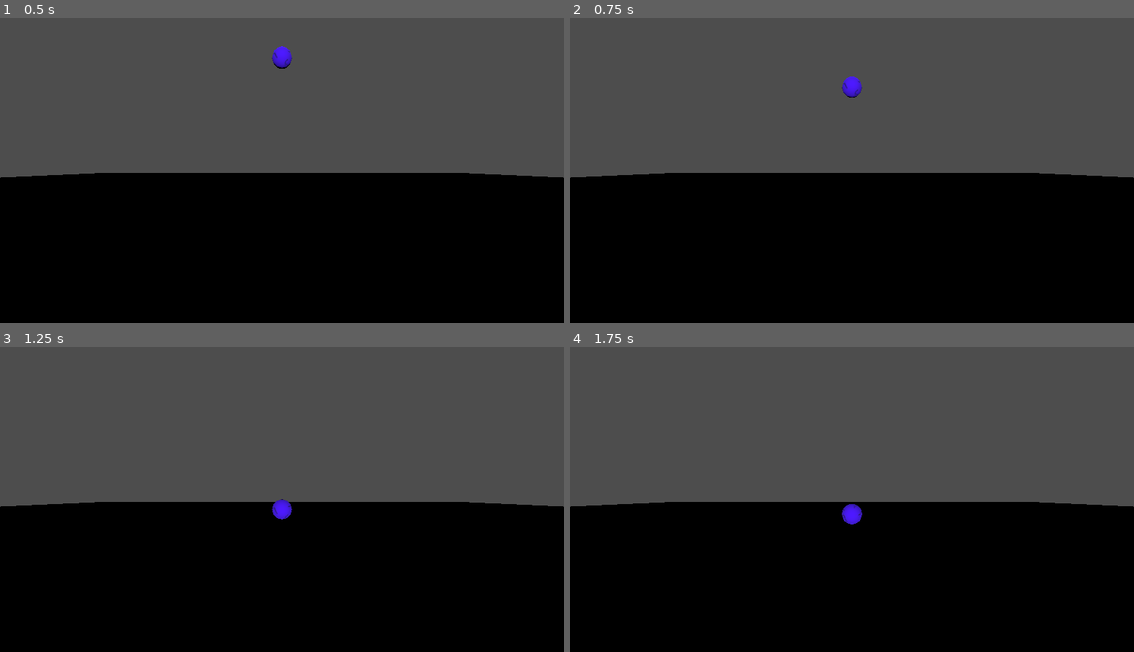
Above: before the commit, frames 1-4 (two rows, left to right).
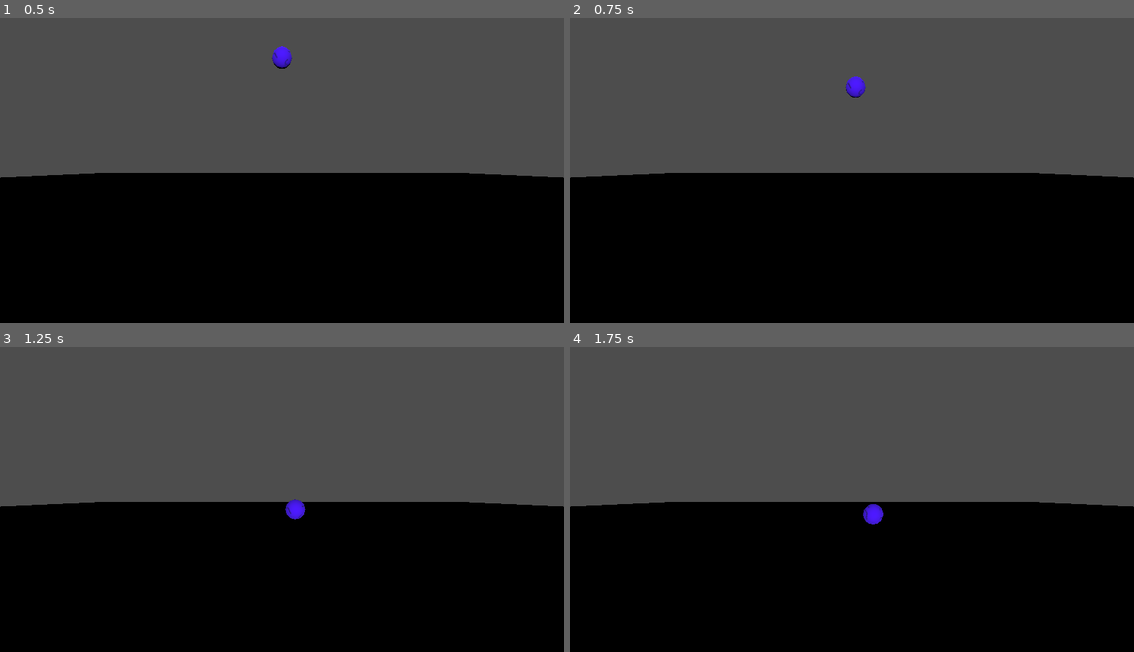
Above: after the commit, the same moments.

Repository: aduImperfect/MarbleBlast
Game: Godot game, scene res://TSCN/main.tscn
Two runs of this game, one before a commit and one after it. Both use one fixed random seed, a clock stepped at 60 frames per second and the inputs below.
Inputs:
- Up to frame 1 (0.5 s): no input
- Up to frame 2 (0.75 s): tap Enter at 0.5 s; hold Right from 0.53 s (still down)
- Up to frame 3 (1.25 s): keep holding Right
- Up to frame 4 (1.75 s): release Right at 1.28 s; hold Down from 1.28 s (still down)

Frame 1 is identical in both runs. In frame 2, 0.2% of the frame differs, in the area x 48-53%, y 19-27%; in frame 3, 0.3%; in frame 4, 0.4%, in the area x 48-56%, y 51-59%.

Commit message:
Shifted the impulse based movement to use forward and right vectors instead of the forced z axis movement.

Diff:
--- a/marble-blast/TSCN/ball.gd
+++ b/marble-blast/TSCN/ball.gd
@@ -1,6 +1,8 @@
 extends RigidBody3D
 
-
+@export var forward_vector : Vector3 = -global_transform.basis.z
+@export var right_vector   : Vector3 = global_transform.basis.x
+@export var up_vector      : Vector3 = global_transform.basis.y
 
 # Called when the node enters the scene tree for the first time.
 func _ready() -> void:
@@ -18,13 +20,16 @@
 func _input(_event: InputEvent) -> void:
 	if _event is InputEventKey and _event.keycode == KEY_UP:
 		if _event.is_pressed():
-			#print("KEY UP BEING PRESSED!")
-			#apply_force(Vector3(0.0,0.0,-1.0))
-			apply_impulse(Vector3(0.0,0.0,-1.0))
+			apply_impulse(forward_vector)
 
 	if _event is InputEventKey and _event.keycode == KEY_DOWN:
 		if _event.is_pressed():
-			#print("KEY DOWN BEING PRESSED!")
-			#apply_force(Vector3(0.0,0.0,-1.0))
-			apply_impulse(Vector3(0.0,0.0,1.0))
-			pass
+			apply_impulse(-forward_vector)
+
+	if _event is InputEventKey and _event.keycode == KEY_LEFT:
+		if _event.is_pressed():
+			apply_impulse(-right_vector)
+
+	if _event is InputEventKey and _event.keycode == KEY_RIGHT:
+		if _event.is_pressed():
+			apply_impulse(right_vector)
